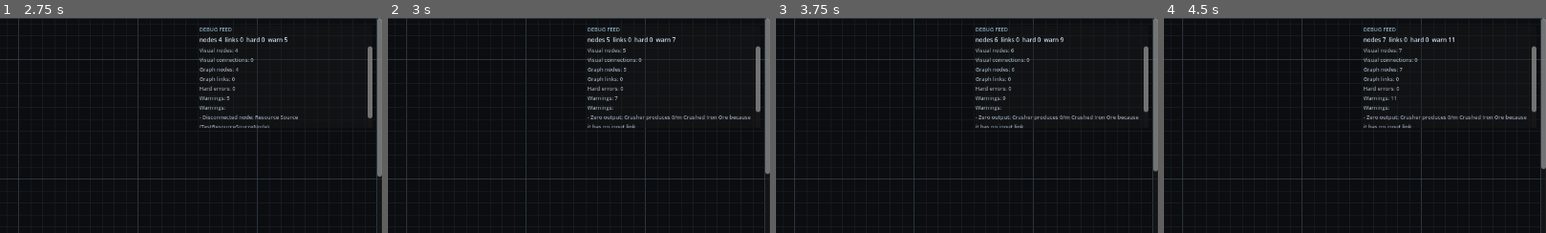
Above: before the commit, frames 1-4 (left to right).
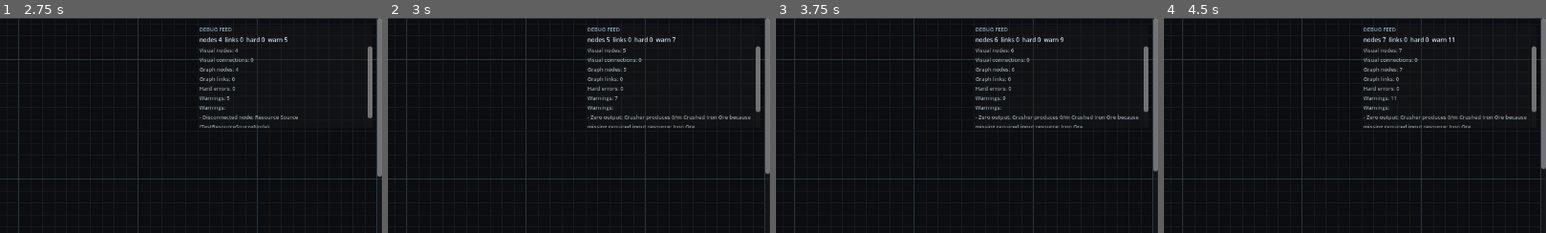
Above: after the commit, the same moments.

Repository: killerbearddude/Crushline-Godot
Game: Godot game, scene res://scenes/main/Main.tscn
The game is run twice, just before and just after one commit, with the same random seed, the same clock (stepped at 60 frames per second) and the same inputs.
Inputs:
- Up to frame 1 (2.75 s): click "Resource Source" at 0.5 s; click "Coal Source" at 1.25 s; click "Water Source" at 2 s
- Up to frame 2 (3 s): click "Crusher" at 2.75 s
- Up to frame 3 (3.75 s): click "Washer" at 3.5 s
- Up to frame 4 (4.5 s): click "Smelter" at 4.25 s
The pictures show only the part of the screen within x 50-100%, y 7-57%; the shares and areas given below are measured in that part.

Frame 1 is identical in both runs. In frame 2, 0.2% of the frame differs, in the area x 52-81%, y 49-52%; in frame 3, 0.2%; in frame 4, 0.2%.

Commit message:
Require all washer input resources for rate flow

Diff:
--- a/scripts/simulation/graph_evaluator.gd
+++ b/scripts/simulation/graph_evaluator.gd
@@ -80,7 +80,7 @@
 			output.add_fact("%s consumes %d/m %s and produces %d/m %s." % [node_record.display_name, consumed_rate, node_record.input_resource, produced_rate, node_record.output_resource])
 
 		if not node_record.is_source() and produced_rate == 0:
-			var reason := _zero_output_reason(model, node_record)
+			var reason := _zero_output_reason(model, node_record, outgoing_rates)
 			output.add_warning("Zero output: %s produces 0/m %s because %s." % [node_record.display_name, node_record.output_resource, reason])
 
 	for link_record in model.link_records:
@@ -127,28 +127,53 @@
 
 	var next_visiting: Array = visiting.duplicate()
 	next_visiting.append(node_id)
-	var input_available := 0
-	for link_record in model.link_records:
-		if link_record.to_node_id != node_id:
-			continue
-
-		var from_record: RefCounted = model.node_records.get(link_record.from_node_id)
-		if from_record == null:
-			continue
-		if not node_record.accepts_resource(from_record.output_resource):
-			continue
-
-		input_available += _resolve_output_rate(model, link_record.from_node_id, outgoing_rates, consuming_rates, next_visiting, output)
-
+	var input_available := _resolve_required_input_rate(model, node_record, outgoing_rates, consuming_rates, next_visiting, output)
 	var output_rate := mini(input_available, int(node_record.nominal_rate_per_minute))
 	outgoing_rates[node_id] = output_rate
 	consuming_rates[node_id] = output_rate
 	return output_rate
 
 
-static func _zero_output_reason(model: RefCounted, node_record: RefCounted) -> String:
+static func _resolve_required_input_rate(model: RefCounted, node_record: RefCounted, outgoing_rates: Dictionary, consuming_rates: Dictionary, visiting: Array, output: RefCounted) -> int:
+	var required_count := int(node_record.required_resource_count())
+	if required_count == 0:
+		return int(node_record.nominal_rate_per_minute)
+
+	var rates_by_resource: Dictionary = {}
+	for resource in node_record.input_resources:
+		rates_by_resource[str(resource)] = 0
+
+	for link_record in model.link_records:
+		if link_record.to_node_id != node_record.id:
+			continue
+
+		var from_record: RefCounted = model.node_records.get(link_record.from_node_id)
+		if from_record == null:
+			continue
+		if not node_record.accepts_resource(from_record.output_resource):
+			continue
+
+		var upstream_rate := _resolve_output_rate(model, link_record.from_node_id, outgoing_rates, consuming_rates, visiting, output)
+		var previous_rate := int(rates_by_resource.get(from_record.output_resource, 0))
+		rates_by_resource[from_record.output_resource] = previous_rate + upstream_rate
+
+	var limiting_rate := 0
+	var first_resource := true
+	for resource in node_record.input_resources:
+		var resource_rate := int(rates_by_resource.get(str(resource), 0))
+		if first_resource:
+			limiting_rate = resource_rate
+			first_resource = false
+		else:
+			limiting_rate = mini(limiting_rate, resource_rate)
+
+	return limiting_rate
+
+
+static func _zero_output_reason(model: RefCounted, node_record: RefCounted, outgoing_rates: Dictionary) -> String:
 	var has_incoming := false
 	var has_wrong_resource := false
+	var supplied_resources: Dictionary = {}
 	for link_record in model.link_records:
 		if link_record.to_node_id != node_record.id:
 			continue
@@ -159,6 +184,14 @@
 			continue
 		if not node_record.accepts_resource(from_record.output_resource):
 			has_wrong_resource = true
+			continue
+		if int(outgoing_rates.get(link_record.from_node_id, 0)) > 0:
+			supplied_resources[from_record.output_resource] = true
+
+	for resource in node_record.input_resources:
+		var resource_name := str(resource)
+		if resource_name != "none" and not supplied_resources.has(resource_name):
+			return "missing required input resource: %s" % resource_name
 
 	if has_wrong_resource:
 		return "incoming links provide the wrong resource"
